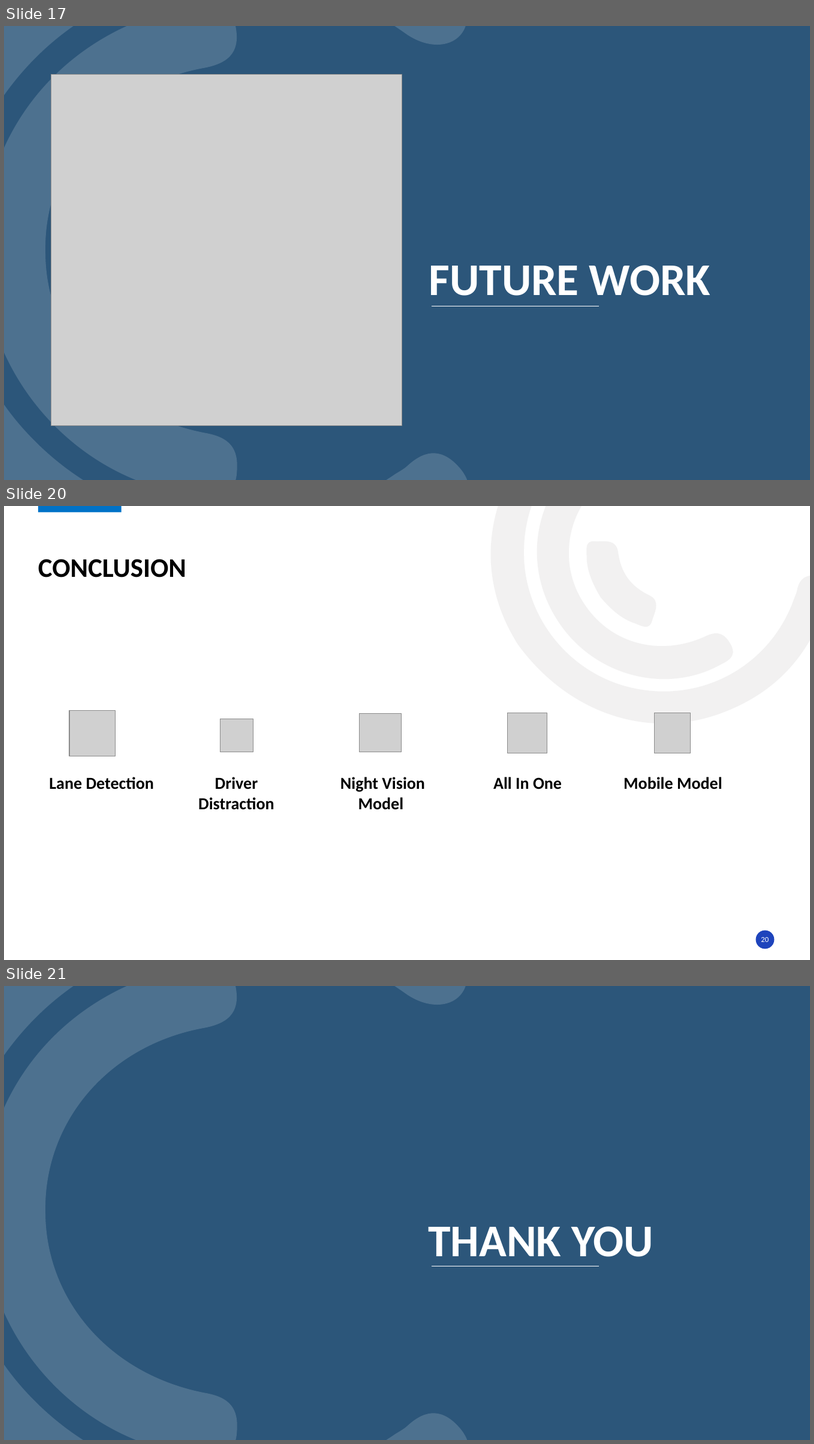
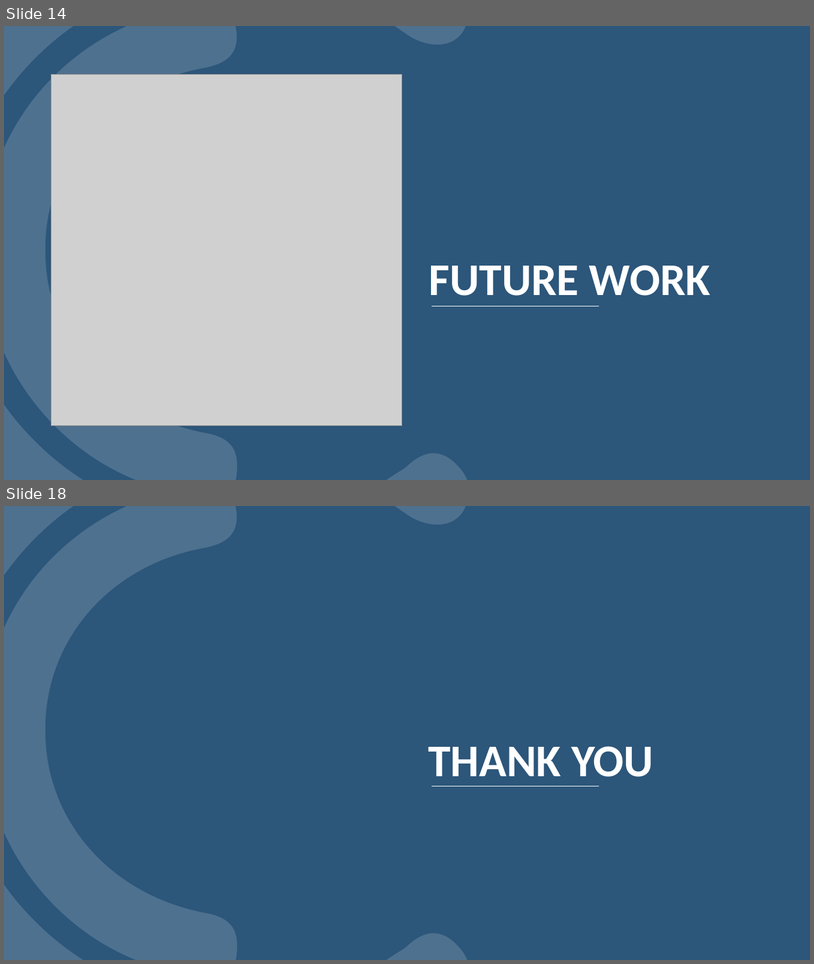
Before and after one commit to Osama-Atwa/Hawkeye, a slide deck: HawkEye.pptx. Shown one above the other, each under a label of ours: slides 17, 20 and 21 before the commit, slides 14 and 18 after it; the slides between them are not shown. The pictures are 814x1444 and 814x964 pixels, drawn with LibreOffice and Linux fonts; fonts in the diff are those of the drawing; grey boxes stand for pictures; background and template pictures are left out. Boxes give left, top, right and bottom in pixels: in the first picture for what was removed or moved away, otherwise in the second. Text is boxed around its words. In the diff, an @@ line names an element or a change of style, - is before the commit and + after.

```diff
--- a/HawkEye.pptx
+++ b/HawkEye.pptx
@@ slide 20 removed at (4,506,810,960), background #FFFFFF @@
@@ rectangle removed at (38,506,122,512) @@
@@ freeform shape removed at (417,506,810,798) @@
@@ freeform shape removed at (486,506,741,730) @@
@@ freeform shape removed at (569,525,672,642) @@
@@ title removed at (38,559,186,577) @@
-CONCLUSION
@@ picture removed at (69,711,116,756) @@
@@ picture removed at (221,719,253,751) @@
@@ picture removed at (360,714,401,751) @@
@@ picture removed at (508,713,548,753) @@
@@ picture removed at (655,713,691,753) @@
@@ text removed at (49,777,154,789) @@
-Lane Detection
@@ text removed at (198,777,275,810) @@
-Driver Distraction
@@ text removed at (341,777,425,810) @@
-Night Vision
-Model
@@ text removed at (494,777,562,789) @@
-All In One
@@ text removed at (624,777,723,789) @@
-Mobile Model
@@ ellipse removed at (756,930,776,949) @@
@@ page number removed at (761,937,769,942) @@
-20
@@ what was slide 17 is now slide 14 @@
@@ what was slide 21 is now slide 18 @@
```
Also in this commit, not shown: 4 slides changed, 1 slide added, 3 other slides removed, 3 other files.
